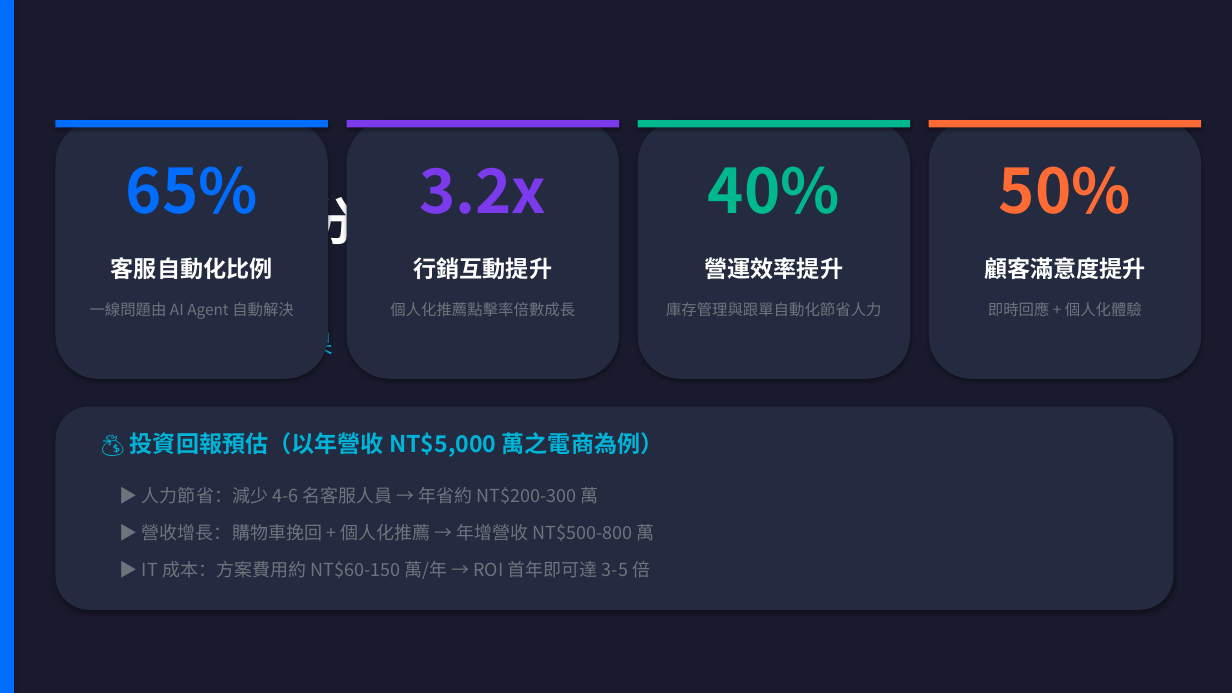
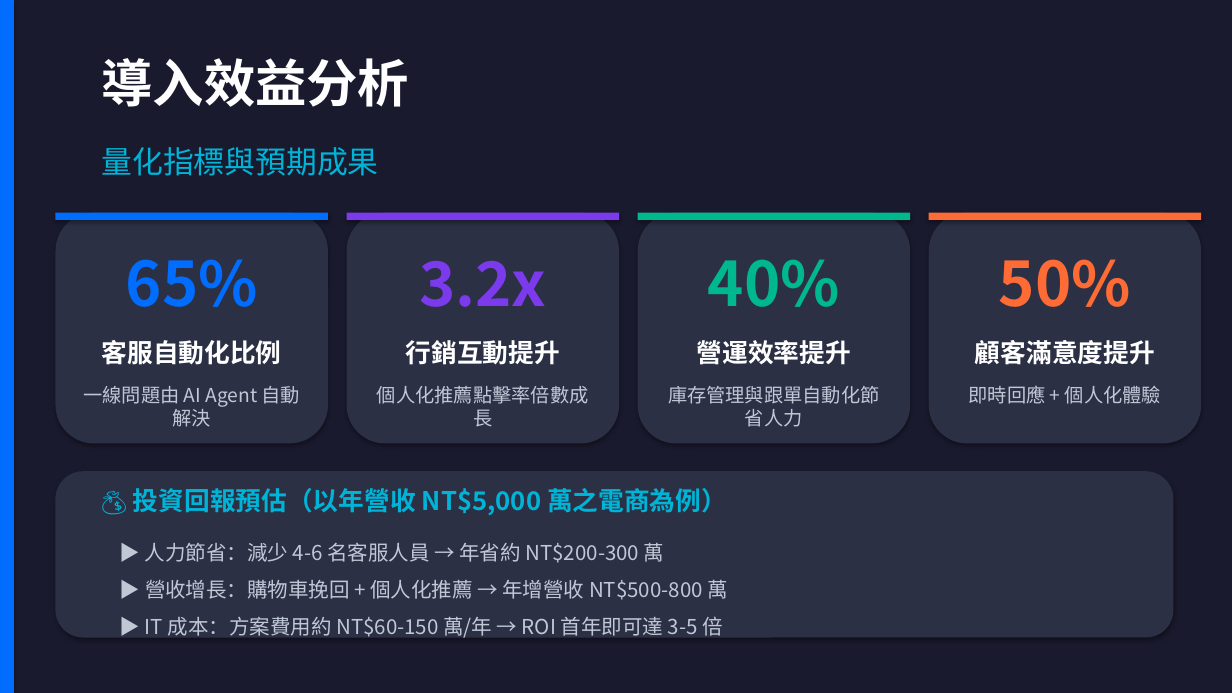
Before and after one commit to paul03050/pptx_test, a slide deck: slide 9 of AI_Agent_CRM_數位轉型方案.pptx. Drawn at 1232x693 pixels with LibreOffice and Linux fonts; fonts in the diff are those of the drawing. Boxes give left, top, right and bottom in pixels: in the first picture for what was removed or moved away, otherwise in the second. Text is boxed around its words. In the diff, an @@ line names an element or a change of style, - is before the commit and + after.

```diff
--- a/AI_Agent_CRM_數位轉型方案.pptx
+++ b/AI_Agent_CRM_數位轉型方案.pptx
@@ text "導入效益分析" rewrapped from <box>101,188,409,244</box> to <box>101,58,409,107</box> @@
@@ text "量化指標與預期成果": place and size @@
-text "量化指標與預期成果" at <box>101,333,332,354</box>
+text "量化指標與預期成果" at <box>101,147,378,176</box>
@@ text "量化指標與預期成果" at <box>101,147,378,176</box>: size 20 to 24 pt @@
@@ rounded rectangle: place and size @@
-rounded rectangle at <box>55,120,328,379</box>
+rounded rectangle at <box>55,213,328,444</box>
@@ rounded rectangle: place and size @@
-rounded rectangle at <box>347,120,619,379</box>
+rounded rectangle at <box>347,213,619,444</box>
@@ 4 rectangles: place and size @@
-4 rectangles at <box>55,120,1202,128</box>
+4 rectangles at <box>55,213,1202,220</box>
@@ rounded rectangle: place and size @@
-rounded rectangle at <box>638,120,910,379</box>
+rounded rectangle at <box>638,213,910,444</box>
@@ fill #242A40 to #2B3045 in 5 elements at <box>55,471,1174,638</box>, <box>55,213,328,444</box>, <box>347,213,619,444</box>, <box>638,213,910,444</box>, <box>929,213,1202,444</box> @@
@@ rounded rectangle: place and size @@
-rounded rectangle at <box>929,120,1202,379</box>
+rounded rectangle at <box>929,213,1202,444</box>
@@ 4 texts: place and size @@
-4 texts at <box>126,166,1131,214</box>
+4 texts at <box>126,259,1131,307</box>
@@ size 18 to 20 pt in 5 elements at <box>133,488,727,516</box>, <box>102,340,282,365</box>, <box>406,340,560,365</box>, <box>697,340,851,365</box>, <box>975,340,1155,365</box> @@
@@ 4 texts: place and size @@
-4 texts at <box>111,257,1146,279</box>
+4 texts at <box>102,340,1155,365</box>
@@ text "一線問題由 AI Agent 自動解決": place and size @@
-text "一線問題由 AI Agent 自動解決" at <box>90,302,294,319</box>
+text "一線問題由 AI Agent 自動解決" at <box>83,386,300,427</box>
@@ text "個人化推薦點擊率倍數成長": place and size @@
-text "個人化推薦點擊率倍數成長" at <box>390,302,575,316</box>
+text "個人化推薦點擊率倍數成長" at <box>377,386,589,427</box>
@@ size 12 to 15 pt, text colour #6C757D to #C0C8D6 in 4 elements at <box>969,385,1161,404</box>, <box>83,386,300,427</box>, <box>377,386,589,427</box>, <box>668,386,880,427</box> @@
@@ text "庫存管理與跟單自動化節省人力": place and size @@
-text "庫存管理與跟單自動化節省人力" at <box>666,302,882,316</box>
+text "庫存管理與跟單自動化節省人力" at <box>668,386,880,427</box>
@@ text "即時回應 + 個人化體驗": place and size @@
-text "即時回應 + 個人化體驗" at <box>988,302,1142,316</box>
+text "即時回應 + 個人化體驗" at <box>969,385,1161,404</box>
@@ rounded rectangle: place and size @@
-rounded rectangle at <box>55,407,1174,610</box>
+rounded rectangle at <box>55,471,1174,638</box>
@@ 4 texts: place and size @@
-4 texts at <box>130,432,664,579</box>
+4 texts at <box>133,488,728,638</box>
@@ size 14 to 16 pt, text colour #6C757D to #C0C8D6 in 3 elements at <box>145,543,665,563</box>, <box>145,580,728,600</box>, <box>145,616,723,638</box> @@
```
Also in this commit, not shown: 11 other slides changed, 2 other files.
